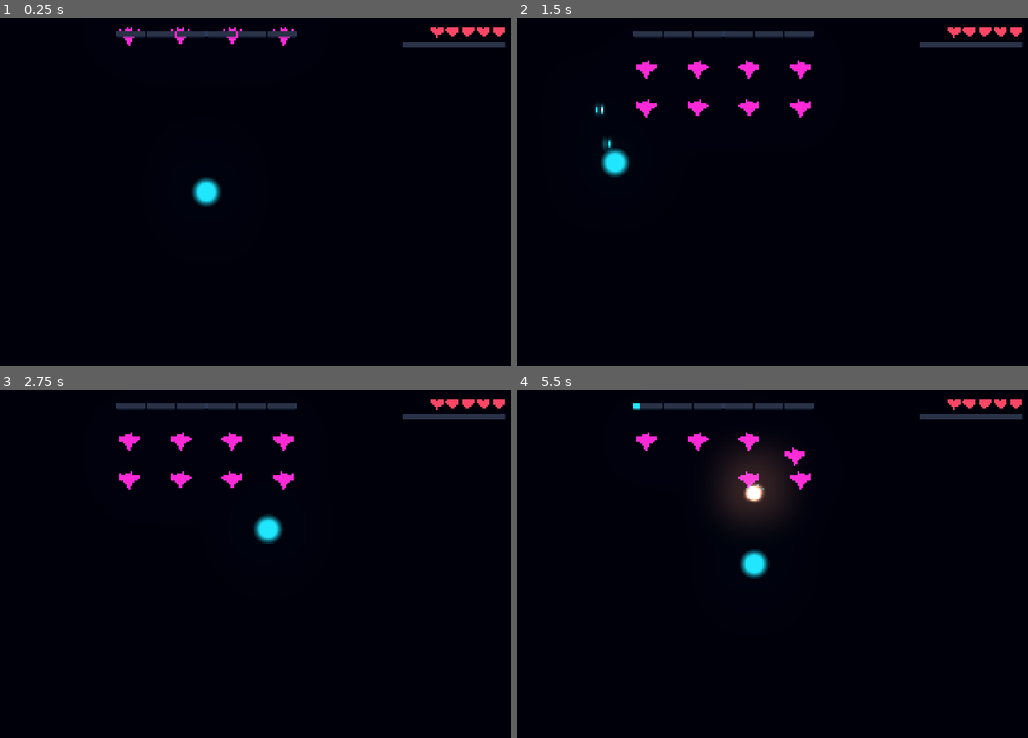
Above: before the commit, frames 1-4 (two rows, left to right).
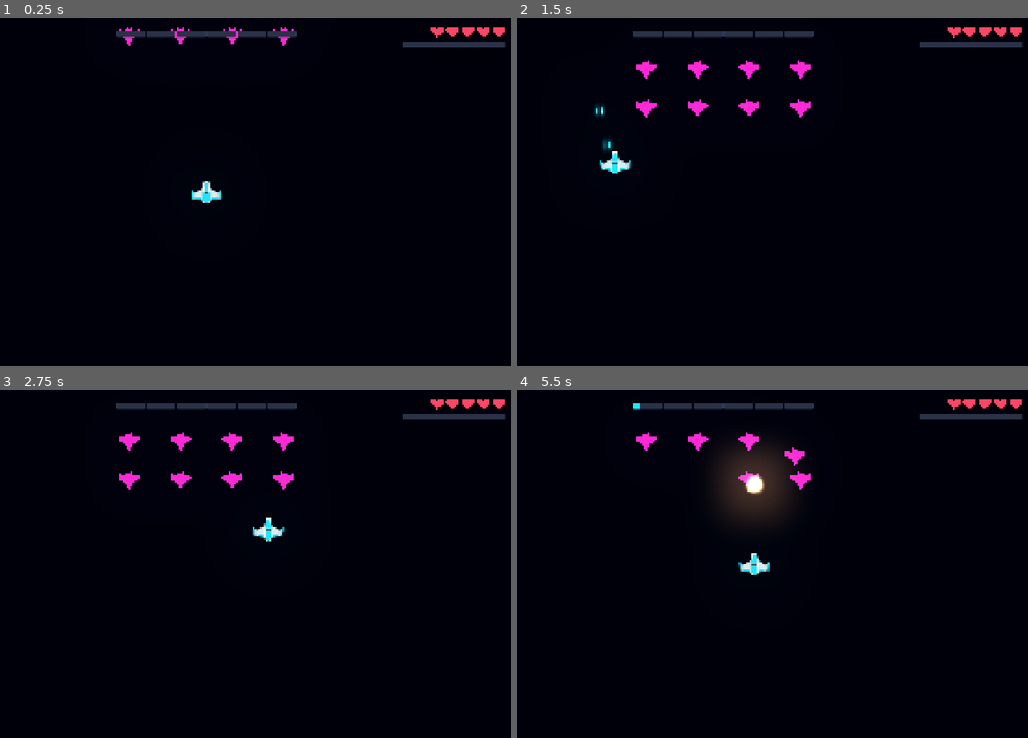
Above: after the commit, the same moments.

Repository: iman2001-ie/defector-game
Game: Godot game, scene res://scenes/level/level.tscn
Two runs of this game, one before a commit and one after it. Both use one fixed random seed, a clock stepped at 60 frames per second and the inputs below.
Inputs (mouse positions are in pixels of both pictures, inside the frame that each line leads up to):
- Up to frame 1 (0.25 s): no input
- Up to frame 2 (1.5 s): tap Enter at 0.5 s; move the mouse to (859, 174) at 0.52 s; tap Q (ability_barrage) at 0.6 s; click (859, 174) at 0.67 s; tap Space at 1.25 s; drag from (598, 209) to (644, 70) at 1.27 s
- Up to frame 3 (2.75 s): move the mouse to (265, 487) at 2.02 s; click (265, 487) at 2.1 s
- Up to frame 4 (5.5 s): tap Enter at 2.75 s; drag from (690, 633) to (695, 442) at 2.77 s; move the mouse to (910, 616) at 3.52 s; hold Shift 3.53-4.25 s; click (910, 616) at 3.67 s; tap Space at 4.25 s; drag from (537, 511) to (746, 442) at 4.27 s; move the mouse to (752, 564) at 5.02 s; tap Ctrl at 5.1 s; click (752, 564) at 5.17 s

The runs differ from the first frame. In frame 1, 0.3% of the frame differs, in the area x 37-44%, y 45-55%; in frame 2, 0.4%; in frame 3, 0.3%; in frame 4, 0.6%, in the area x 43-50%, y 24-55%.

Commit message:
story 4-0-fly-a-real-ship: implemented and reviewed via bmad-loop (awaiting operator)

Diff:
--- a/game/entities/player/player.gd
+++ b/game/entities/player/player.gd
@@ -1,6 +1,13 @@
 class_name Player
 extends Area2D
 ## Player ship: locked to the cursor with zero delay. The ship never rotates.
+##
+## Hull (Story 4.0): the Sprite is the coalition-recoloured Kenney fighter
+## (assets/sprites/player/playerShip1_coalition.png, nose toward -y, baked by
+## tools/recolor_player_ship.py, modulate left at 1.0). _ready scales it
+## uniformly so its longer side equals player.sprite_px, keeps it centred on the
+## ship and moves the Muzzle onto the nose tip (0, -drawn height / 2). The
+## hurtbox stays the player.hurtbox_diameter_px circle at the centre.
 ##
 ## Each physics tick the viewport mouse position is confined to the player zone
 ## (x 0..Playfield width, y player.bounds_y) and the ship is placed exactly on the
@@ -101,6 +108,7 @@
 
 @onready var _hurtbox: CollisionShape2D = $Hurtbox
 @onready var _sprite: Sprite2D = $Sprite
+@onready var _muzzle: Marker2D = $Muzzle
 @onready var _weapons: PlayerWeapons = $Weapons
 @onready var _health: HealthComponent = $Health
 @onready var _shield: PlayerShield = $Shield
@@ -116,11 +124,7 @@
 	var hurtbox_circle: CircleShape2D = _hurtbox.shape as CircleShape2D
 	if hurtbox_circle != null:
 		hurtbox_circle.radius = Config.num("player.hurtbox_diameter_px") / 2.0
-	var placeholder: GradientTexture2D = _sprite.texture as GradientTexture2D
-	if placeholder != null:
-		var px: int = Config.int_("player.sprite_px")
-		placeholder.width = px
-		placeholder.height = px
+	_fit_hull(Config.num("player.sprite_px"))
 
 	_health.setup(Config.int_("player.hearts"), Config.num("player.iframes_s"),
 			Config.num("player.iframe_flicker_hz"), _sprite)
@@ -153,6 +157,23 @@
 	step_barrage(delta)
 	if Input.is_action_just_pressed(&"ability_barrage"):
 		try_barrage()
+
+
+## Scales the hull uniformly so its longer side is `px`, centred on the ship, and
+## puts the Muzzle on the nose tip (top centre of the drawn hull). A missing
+## texture or px <= 0 warns and leaves the scale and the Muzzle as they are.
+func _fit_hull(px: float) -> void:
+	var tex: Texture2D = _sprite.texture
+	if tex == null or px <= 0.0:
+		Log.warn("data", "Player hull not sized: texture %s, player.sprite_px %s"
+				% ["missing" if tex == null else "ok", px])
+		return
+	var longest: float = maxf(tex.get_width(), tex.get_height())
+	if longest <= 0.0:
+		Log.warn("data", "Player hull not sized: empty texture")
+		return
+	_sprite.scale = Vector2.ONE * (px / longest)
+	_muzzle.position = Vector2(0.0, -(tex.get_height() * _sprite.scale.y) / 2.0)
 
 
 # --- Hearts and i-frames ----------------------------------------------------------
--- a/game/entities/player/player.tscn
+++ b/game/entities/player/player.tscn
@@ -6,21 +6,10 @@
 [ext_resource type="PackedScene" path="res://entities/player/shield_bubble.tscn" id="4_bubble"]
 [ext_resource type="Script" path="res://core/health_component.gd" id="5_health"]
 [ext_resource type="Script" path="res://entities/player/player_shield.gd" id="6_shield"]
+[ext_resource type="Texture2D" path="res://assets/sprites/player/playerShip1_coalition.png" id="7_hull"]
 
 [sub_resource type="CircleShape2D" id="CircleShape2D_hurtbox"]
 radius = 12.0
-
-[sub_resource type="Gradient" id="Gradient_hull"]
-offsets = PackedFloat32Array(0, 0.55, 0.8, 1)
-colors = PackedColorArray(0.133333, 0.901961, 1, 1, 0.133333, 0.901961, 1, 1, 0.133333, 0.901961, 1, 0.35, 0.133333, 0.901961, 1, 0)
-
-[sub_resource type="GradientTexture2D" id="GradientTexture2D_hull"]
-gradient = SubResource("Gradient_hull")
-width = 96
-height = 96
-fill = 1
-fill_from = Vector2(0.5, 0.5)
-fill_to = Vector2(1, 0.5)
 
 [sub_resource type="Gradient" id="Gradient_flash"]
 offsets = PackedFloat32Array(0, 0.3, 1)
@@ -43,13 +32,13 @@
 script = ExtResource("1_player")
 
 [node name="Sprite" type="Sprite2D" parent="."]
-texture = SubResource("GradientTexture2D_hull")
+texture = ExtResource("7_hull")
 
 [node name="Hurtbox" type="CollisionShape2D" parent="."]
 shape = SubResource("CircleShape2D_hurtbox")
 
 [node name="Muzzle" type="Marker2D" parent="."]
-position = Vector2(0, -40)
+position = Vector2(0, -37.5)
 
 [node name="MuzzleFlash" type="Node2D" parent="Muzzle"]
 visible = false
--- a/game/tests/unit/test_player_movement.gd
+++ b/game/tests/unit/test_player_movement.gd
@@ -1,6 +1,6 @@
 extends GutTest
 ## Player: zero-delay cursor lock, zone confinement, cursor warps (zone edge and
-## resume), and the hurtbox scene shape.
+## resume), the hurtbox scene shape and the hull sprite (Story 4.0).
 
 const PLAYER_SCENE: PackedScene = preload("res://entities/player/player.tscn")
 const DT: float = 1.0 / 60.0
@@ -8,6 +8,8 @@
 const MASK_ENEMIES_ASTEROIDS_PICKUPS: int = (1 << 2) | (1 << 4) | (1 << 5)
 const HIDDEN: Input.MouseMode = Input.MOUSE_MODE_CONFINED_HIDDEN
 const VISIBLE: Input.MouseMode = Input.MOUSE_MODE_VISIBLE
+const HULL_DIR: String = "res://assets/sprites/player/"
+const HULL_PATH: String = HULL_DIR + "playerShip1_coalition.png"
 
 var _player: Player
 ## Every warp_mouse call the Player made (recorder injected in before_each).
@@ -215,21 +217,75 @@
 	assert_eq(shapes[0].position, Vector2.ZERO)
 
 
-func test_sprite_matches_sprite_px() -> void:
-	var sprite: Sprite2D = null
-	for child: Node in _player.get_children():
-		if child is Sprite2D:
-			sprite = child as Sprite2D
-	assert_not_null(sprite, "has a Sprite2D")
-	if sprite == null:
+# --- Hull sprite (Story 4.0) -------------------------------------------------
+
+## Drawn hull size: the texture size times the Sprite scale.
+func _drawn(sprite: Sprite2D) -> Vector2:
+	return sprite.texture.get_size() * sprite.scale
+
+
+func test_sprite_is_the_real_hull() -> void:
+	var sprite: Sprite2D = _player.get_node("Sprite") as Sprite2D
+	assert_not_null(sprite.texture, "has a texture")
+	if sprite.texture == null:
 		return
-	assert_not_null(sprite.texture)
+	assert_false(sprite.texture is GradientTexture2D, "not the placeholder gradient")
+	assert_eq(sprite.texture.resource_path, HULL_PATH)
+	assert_eq(sprite.position, Vector2.ZERO, "centred on the ship")
+	assert_eq(sprite.rotation, 0.0, "never rotated")
+	assert_true(sprite.modulate.r <= 1.0 and sprite.modulate.g <= 1.0 and sprite.modulate.b <= 1.0,
+			"modulate not HDR")
+	assert_true(sprite.self_modulate.r <= 1.0 and sprite.self_modulate.g <= 1.0
+			and sprite.self_modulate.b <= 1.0, "self_modulate not HDR")
+
+
+func test_hull_asset_is_the_coalition_recolour() -> void:
+	var tex: Texture2D = load(HULL_PATH) as Texture2D
+	assert_not_null(tex, "hull PNG loads (run --import first)")
+	if tex == null:
+		return
+	var image: Image = tex.get_image()
+	assert_eq(Vector2i(image.get_width(), image.get_height()), Vector2i(99, 75))
+	if image.is_compressed():
+		image.decompress()
+	var counts: Dictionary = {}
+	for y: int in image.get_height():
+		for x: int in image.get_width():
+			var c: Color = image.get_pixel(x, y)
+			if c.a8 == 255:
+				var key: int = (c.r8 << 16) | (c.g8 << 8) | c.b8
+				counts[key] = int(counts.get(key, 0)) + 1
+	var best: int = -1
+	var best_count: int = 0
+	for key: int in counts:
+		if int(counts[key]) > best_count:
+			best = key
+			best_count = int(counts[key])
+	var coalition: Color = Color("#22E6FF")
+	assert_almost_eq((best >> 16) & 0xFF, coalition.r8, 1, "body red")
+	assert_almost_eq((best >> 8) & 0xFF, coalition.g8, 1, "body green")
+	assert_almost_eq(best & 0xFF, coalition.b8, 1, "body blue")
+
+
+func test_sprite_longer_side_matches_sprite_px() -> void:
+	var sprite: Sprite2D = _player.get_node("Sprite") as Sprite2D
 	var px: float = Config.num("player.sprite_px")
-	assert_eq(sprite.texture.get_size(), Vector2(px, px))
+	var drawn: Vector2 = _drawn(sprite)
+	assert_almost_eq(maxf(drawn.x, drawn.y), px, 1.0, "longer side = sprite_px")
+	assert_almost_eq(sprite.scale.x, sprite.scale.y, 0.0001, "uniform scale")
+	assert_almost_eq(drawn.x / drawn.y, sprite.texture.get_size().x / sprite.texture.get_size().y,
+			0.0001, "aspect kept")
+
+
+func test_muzzle_on_the_nose() -> void:
+	var sprite: Sprite2D = _player.get_node("Sprite") as Sprite2D
+	var muzzle: Marker2D = _player.get_node("Muzzle") as Marker2D
+	assert_almost_eq(muzzle.position.x, 0.0, 0.01)
+	assert_almost_eq(muzzle.position.y, -_drawn(sprite).y / 2.0, 0.01)
 
 
 func test_hurtbox_and_sprite_sizes_follow_config() -> void:
-	# Values differ from the literals baked into player.tscn, so only _ready() can set them.
+	# Values differ from the defaults, so only _ready() can set them.
 	var player_tuning: Dictionary = Config.tuning["player"]
 	var original_diameter: Variant = player_tuning["hurtbox_diameter_px"]
 	var original_sprite_px: Variant = player_tuning["sprite_px"]
@@ -240,6 +296,38 @@
 	player_tuning["hurtbox_diameter_px"] = original_diameter
 	player_tuning["sprite_px"] = original_sprite_px
 	fresh.set_physics_process(false)
-	var circle: CircleShape2D = (fresh.get_node("Hurtbox") as CollisionShape2D).shape as CircleShape2D
+	var hurtbox: CollisionShape2D = fresh.get_node("Hurtbox") as CollisionShape2D
+	var circle: CircleShape2D = hurtbox.shape as CircleShape2D
 	assert_eq(circle.radius, 20.0)
-	assert_eq((fresh.get_node("Sprite") as Sprite2D).texture.get_size(), Vector2(64, 64))
+	assert_eq(hurtbox.position, Vector2.ZERO)
+	var sprite: Sprite2D = fresh.get_node("Sprite") as Sprite2D
+	var drawn: Vector2 = _drawn(sprite)
+	assert_almost_eq(maxf(drawn.x, drawn.y), 64.0, 1.0, "longer side = 64")
+	assert_almost_eq(sprite.scale.x, sprite.scale.y, 0.0001, "uniform scale")
+	var muzzle: Marker2D = fresh.get_node("Muzzle") as Marker2D
+	assert_almost_eq(muzzle.position.y, -drawn.y / 2.0, 0.01, "Muzzle follows the nose")
+	assert_almost_eq(muzzle.position.x, 0.0, 0.01)
+
+
+func test_bad_sprite_px_warns_and_keeps_scale() -> void:
+	var lines: Array[String] = []
+	var capture: Callable = func(level: String, category: String, msg: String) -> void:
+		lines.append(Log.format(level, category, msg))
+	var player_tuning: Dictionary = Config.tuning["player"]
+	var original_sprite_px: Variant = player_tuning["sprite_px"]
+	player_tuning["sprite_px"] = 0
+	Log.sink = capture
+	var fresh: Player = PLAYER_SCENE.instantiate() as Player
+	var scene_muzzle: Vector2 = (fresh.get_node("Muzzle") as Marker2D).position
+	add_child_autofree(fresh)
+	Log.sink = Callable()
+	player_tuning["sprite_px"] = original_sprite_px
+	fresh.set_physics_process(false)
+	assert_eq((fresh.get_node("Sprite") as Sprite2D).scale, Vector2.ONE, "scale unchanged")
+	assert_eq((fresh.get_node("Muzzle") as Marker2D).position, scene_muzzle, "Muzzle unchanged")
+	var warns: Array[String] = []
+	for line: String in lines:
+		# The MissileRing also warns about its radius clamp here (sprite_px / 2 = 0).
+		if line.begins_with("[WARN][data] Player hull"):
+			warns.append(line)
+	assert_eq(warns.size(), 1, "one hull data WARN")
Binary file added: game/assets/sprites/player/playerShip1_coalition.png
Not shown, added: game/assets/sprites/player/playerShip1_coalition.png.import
Not shown: 1 places in game/entities/player/player.tscn that only renumber resources
Not shown, added: .bmad-loop/operator/4-0-fly-a-real-ship.json
Not shown, changed: _bmad-output/game-architecture.md
Not shown, added: _bmad-output/implementation-artifacts/epic-4-context.md
Not shown, added: _bmad-output/implementation-artifacts/spec-4-0-fly-a-real-ship.md
Not shown, changed: _bmad-output/implementation-artifacts/sprint-status.yaml
Not shown, changed: game/assets/CREDITS.md
Not shown, added: tools/recolor_player_ship.py
Not shown, added: tools/test_recolor_player_ship.py
